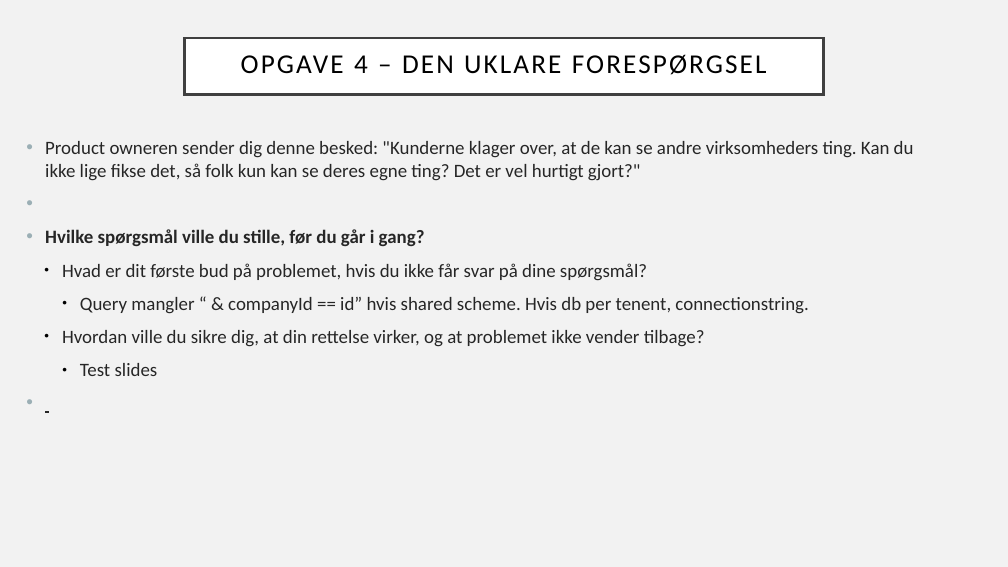
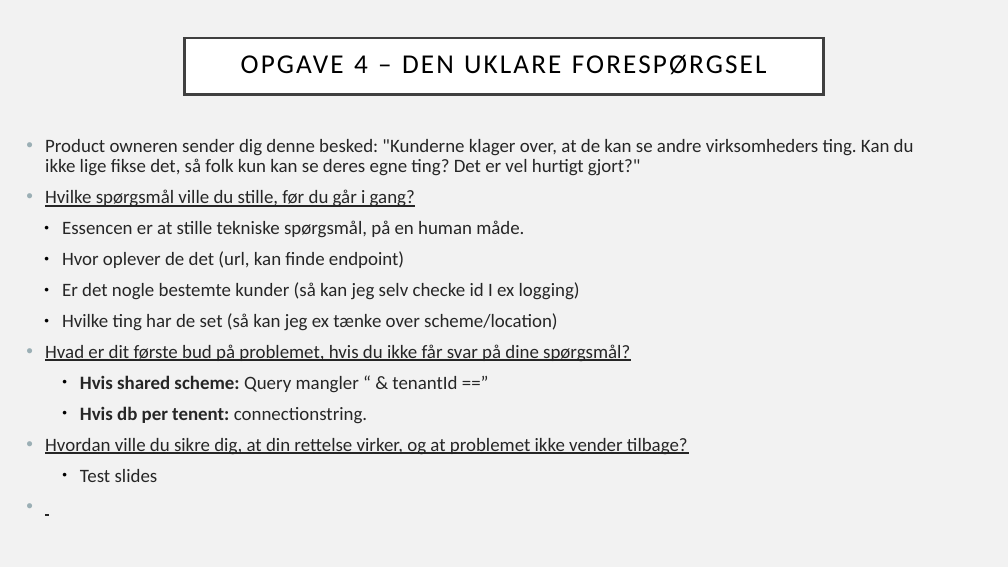
Before and after one commit to Grumlebob/JobInterviewRitzau, a slide deck: slide 8 of Ritzau.odp. Drawn at 1008x567 pixels with LibreOffice and Linux fonts; fonts in the diff are those of the drawing. Boxes give left, top, right and bottom in pixels: in the first picture for what was removed or moved away, otherwise in the second. Text is boxed around its words. In the diff, an @@ line names an element or a change of style, - is before the commit and + after.

Commit message:
opgave 2

```diff
--- a/Ritzau.odp
+++ b/Ritzau.odp
@@ text at box(45, 139, 914, 482): bold off in "Hvilke spørgsmål ville du stille, før du ..."; underline on in "Hvilke spørgsmål ville du stille, før du ...", "Hvad er dit første bud på problemet, ...", "Hvordan ville du sikre dig, at din ..."; line spacing 1 to 0.9; bullet ● to •; list level 2 to 1 in "Hvad er dit første bud ..."; bullet colour #000000 to #9BAFB5; list level 2 to 1 in "Hvordan ville du sikre dig, ..." @@
@@ text at box(62, 220, 580, 331): paragraphs added @@
+  ● Essencen er at stille tekniske spørgsmål, på en human måde.
+  ● Hvor oplever de det (url, kan finde endpoint)
+  ● Er det nogle bestemte kunder (så kan jeg selv checke id I ex logging)
+  ● Hvilke ting har de set (så kan jeg ex tænke over scheme/location)
@@ text at box(80, 375, 457, 424): text changed @@
-    ● Query mangler “ & companyId == id” hvis shared scheme. Hvis db per tenent, connectionstring.
+    ● Hvis shared scheme: Query mangler “ & tenantId ==”
+    ● Hvis db per tenent: connectionstring.
```
Also in this commit, not shown: 3 other slides changed, 1 other file.
